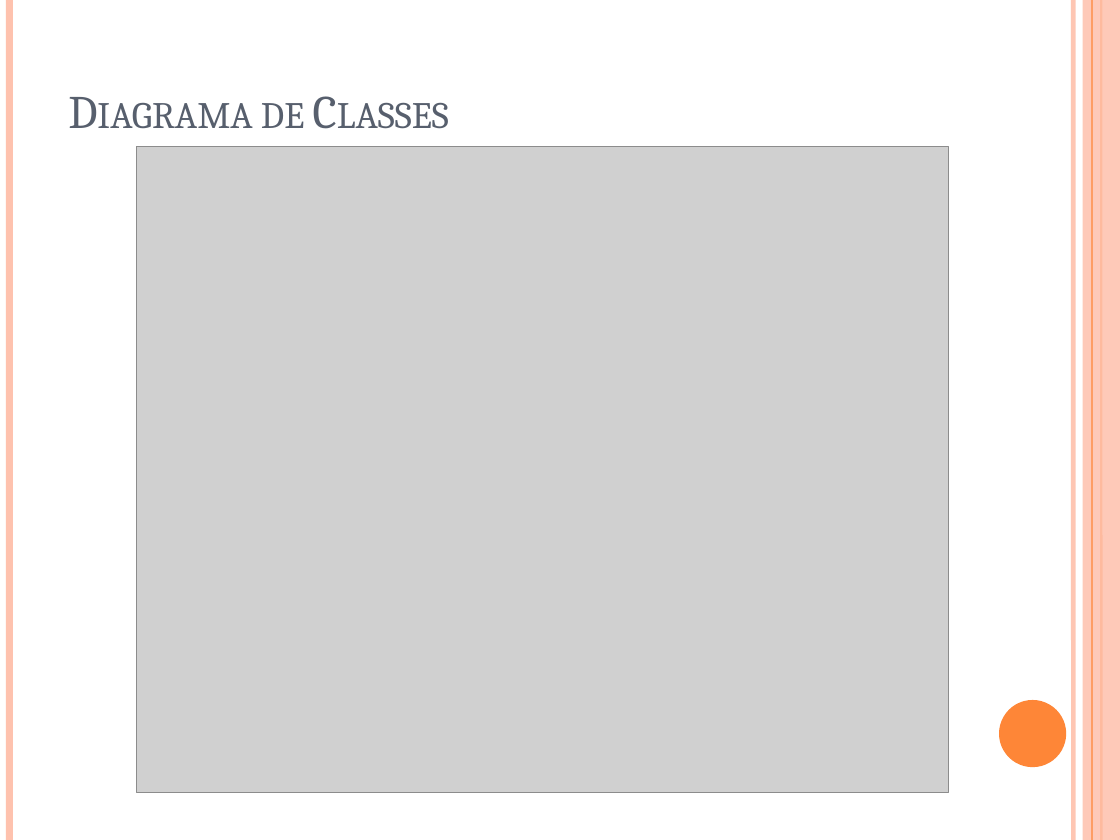
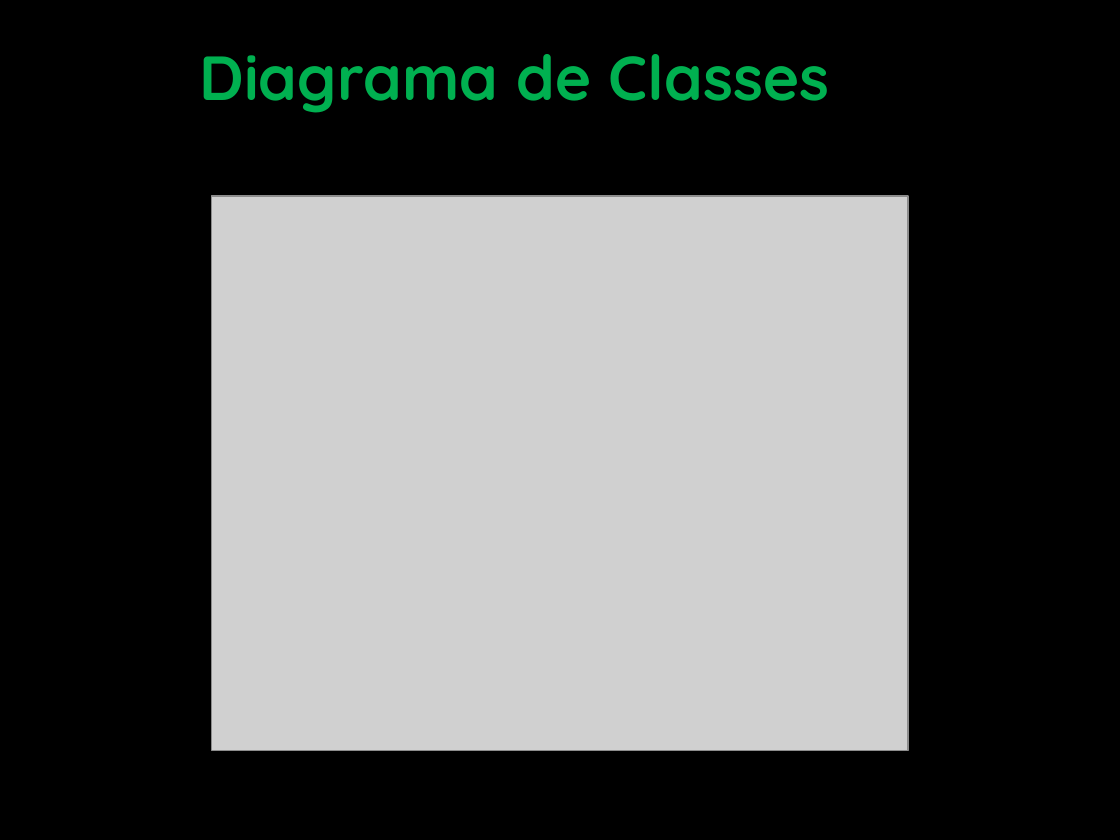
Before and after one commit to ClarkCouto/SGPP, a slide deck: slide 7 of Documentacao/CMD - Sprint 1.pptx. Drawn at 1120x840 pixels with LibreOffice and Linux fonts; fonts in the diff are those of the drawing; grey boxes stand for pictures. Boxes give left, top, right and bottom in pixels: in the first picture for what was removed or moved away, otherwise in the second. Text is boxed around its words. In the diff, an @@ line names an element or a change of style, - is before the commit and + after.

```diff
--- a/Documentacao/CMD - Sprint 1.pptx
+++ b/Documentacao/CMD - Sprint 1.pptx
@@ background #FFFFFF to #000000 @@
@@ line removed from (9, 0) to (9, 840) @@
@@ title "Diagrama de Classes" at (200, 54, 829, 113): size 30 to 40 pt, font Cambria to Quicksand, text colour #575F6D to #00B050, bold on, small capitals off; alignment left to centre; vertical alignment bottom to middle @@
@@ line removed from (1073, 0) to (1073, 840) @@
@@ rectangle removed at (1083, 0, 1120, 840) @@
@@ line removed from (1092, 0) to (1092, 840) @@
@@ line removed from (1101, 0) to (1101, 840) @@
@@ picture: place and size @@
-picture at (137, 147, 949, 793)
+picture at (212, 196, 908, 750)
@@ ellipse removed at (999, 700, 1066, 767) @@
```
Also in this commit, not shown: 6 other slides changed, 1 slide added.
